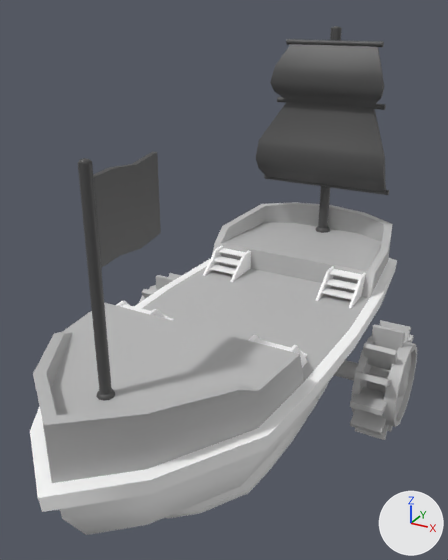
The FBX model Assets/Visuals/Models/World/(NEW) breakable boat.fbx: old version first, new version second.
Both versions are drawn from a 50 mm camera at (9.2, -19.9, 10.9) aimed at (-0.3, -2.6, 2.3). Lighting does not change. The marker at lower right points along +X, +Y and +Z. Where no turn or scale is listed for an object, it has been applied to the vertices.

The first picture shows 'back_ship_half', 'back_stairs_L', 'back_stairs_R', 'front_ship_half', 'water_wheel'.
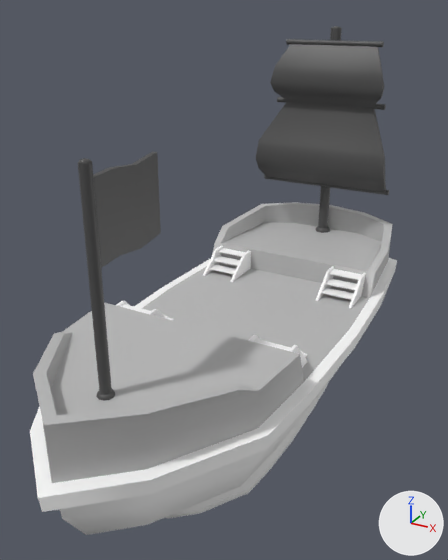
Location of each change, (x1, y1, x2, y2) in pixels of the pictures (448 x 560 px):
'water_wheel', deleted: before (139, 273, 417, 440)

Diff of the bpy script that builds the scene:
```diff
--- a/Assets/Visuals/Models/World/(NEW) breakable boat.fbx.py
+++ b/Assets/Visuals/Models/World/(NEW) breakable boat.fbx.py
@@ ob_water_wheel @@
-ob_water_wheel = bpy.data.objects.new('water_wheel', me_mesh_001)
-ob_water_wheel.location = (0.0, 0.0, 0.0)
```
